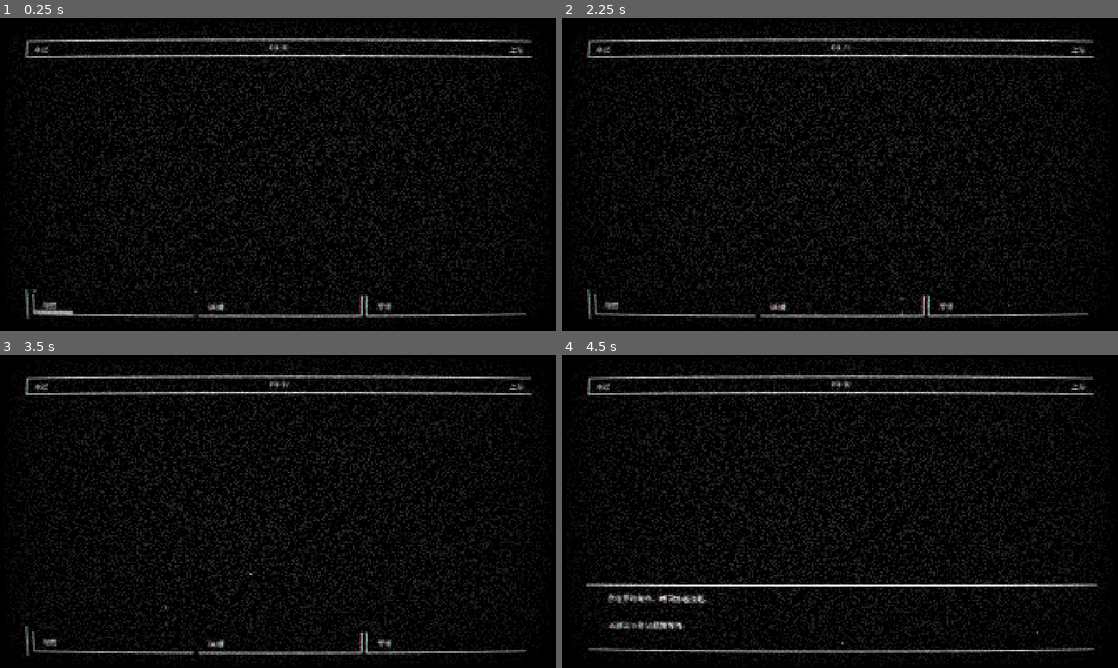
Above: before the commit, frames 1-4 (two rows, left to right).
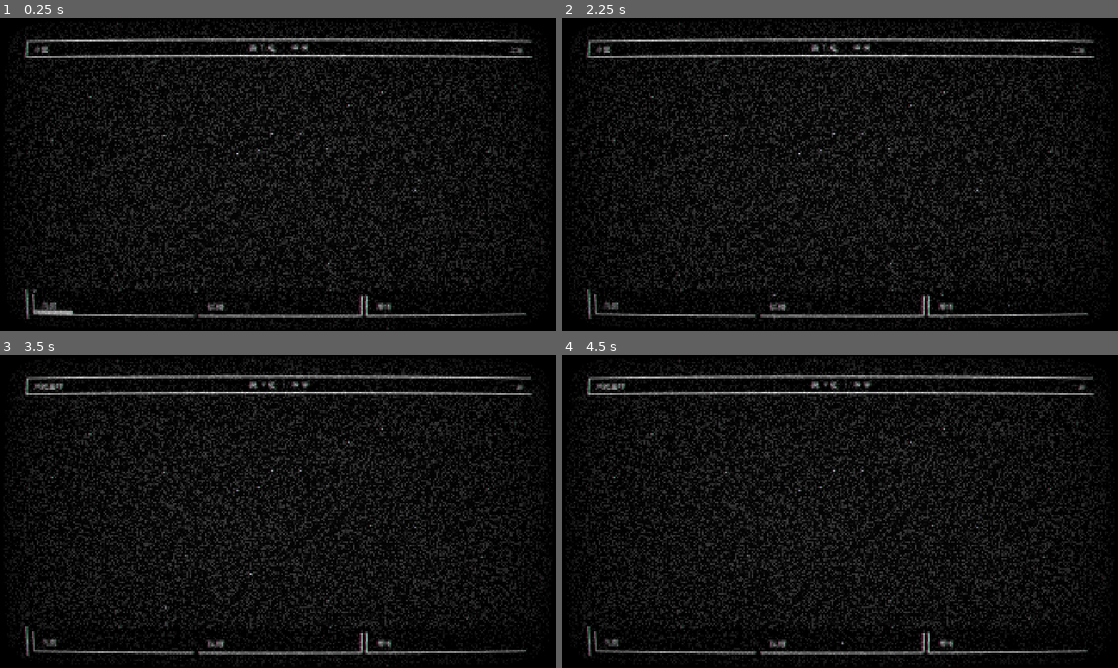
Above: after the commit, the same moments.

Repository: widemind/godot_aiworld
Game: Godot game, scene res://tests/planet_exploration_ui_test.tscn
Two runs of this game, one before a commit and one after it. Both use one fixed random seed, a clock stepped at 60 frames per second and the inputs below. This scene is started directly instead of the project's main scene.
Inputs (mouse positions are in pixels of both pictures, inside the frame that each line leads up to):
- Up to frame 1 (0.25 s): no input
- Up to frame 2 (2.25 s): click "观察" at 0.5 s; click "探测" at 1.25 s; click "等待" at 2 s
- Up to frame 3 (3.5 s): tap Enter (ui_accept) at 2.75, 3.02 s; move the mouse to (250, 574) at 2.77 s; tap Space at 2.85 s; click (250, 574) at 2.92 s
- Up to frame 4 (4.5 s): click "观察" at 3.5 s; click "探测" at 4.25 s

The runs differ from the first frame. In frame 1, 0.5% of the frame differs, in the area x 1-98%, y 1-100%; in frame 2, 0.5%; in frame 3, 0.6%; in frame 4, 3.3%.
Error after the commit: Parse Error: Identifier "WorldJourney" not declared in the current scope. (res://scripts/exploration/planet_exploration.gd:26)

Commit message:
主界面、UI调整

Diff:
--- a/resources/ui/planet_exploration_theme.tres
+++ b/resources/ui/theme.tres
@@ -1,4 +1,6 @@
 [gd_resource type="Theme" format=3 uid="uid://cawvok3tinuh7"]
+
+[ext_resource type="FontFile" uid="uid://bap60k5o5oxdo" path="res://resources/ui/ark-pixel-12px-proportional-zh_cn.ttf" id="1_58fwd"]
 
 [sub_resource type="StyleBoxFlat" id="Style_button"]
 content_margin_left = 36.0
@@ -28,6 +30,7 @@
 bg_color = Color(1, 1, 1, 1)
 
 [resource]
+default_font = ExtResource("1_58fwd")
 default_font_size = 26
 Button/colors/font_color = Color(1, 1, 1, 1)
 Button/colors/font_disabled_color = Color(0.55, 0.55, 0.55, 1)
--- a/scenes/ui/exploration/planet_exploration.tscn
+++ b/scenes/ui/exploration/planet_exploration.tscn
@@ -4,6 +4,8 @@
 [ext_resource type="Resource" path="res://resources/exploration/preview_timeline.tres" id="2_xtue3"]
 [ext_resource type="Script" uid="uid://b26nl7b1jjfv6" path="res://scripts/exploration/exploration_response.gd" id="3_orxqf"]
 [ext_resource type="PackedScene" path="res://scenes/ui/exploration/planet_exploration_ui.tscn" id="4_hae5q"]
+[ext_resource type="Resource" path="res://resources/time/real_timeline.tres" id="5_real"]
+[ext_resource type="PackedScene" uid="uid://cdv4cfdj5j5ms" path="res://scenes/effect/starfield_background.tscn" id="6_orxqf"]
 
 [sub_resource type="Resource" id="ObserveShort"]
 script = ExtResource("3_orxqf")
@@ -73,17 +75,10 @@
 mouse_filter = 2
 script = ExtResource("1_rdjtn")
 timeline = ExtResource("2_xtue3")
+real_timeline = ExtResource("5_real")
 responses = Array[ExtResource("3_orxqf")]([SubResource("ObserveShort"), SubResource("ObserveLong"), SubResource("ProbeShort"), SubResource("ProbeLong"), SubResource("WaitShort"), SubResource("WaitLong")])
 
-[node name="Background" type="ColorRect" parent="." unique_id=707626790]
-layout_mode = 1
-anchors_preset = 15
-anchor_right = 1.0
-anchor_bottom = 1.0
-grow_horizontal = 2
-grow_vertical = 2
-mouse_filter = 2
-color = Color(0, 0, 0, 1)
+[node name="StarfieldBackground" parent="." unique_id=105787829 instance=ExtResource("6_orxqf")]
 
 [node name="PlanetExplorationUI" parent="." unique_id=1915583244 instance=ExtResource("4_hae5q")]
 layout_mode = 1
@@ -159,3 +154,4 @@
 grow_vertical = 2
 
 [editable path="PlanetExplorationUI"]
+[editable path="PlanetExplorationUI/GuideUI"]
--- a/scenes/ui/exploration/planet_exploration_ui.tscn
+++ b/scenes/ui/exploration/planet_exploration_ui.tscn
@@ -3,8 +3,8 @@
 [ext_resource type="Script" uid="uid://pb21l88l4tp5" path="res://scripts/ui/planet_exploration_ui.gd" id="1_ui"]
 [ext_resource type="Script" uid="uid://bqwxitxeqb31g" path="res://scripts/ui/exploration_action_button.gd" id="2_button"]
 [ext_resource type="Script" uid="uid://b0ey6v160yc3g" path="res://scripts/effect/cursor_frame_button.gd" id="3_cursor"]
-[ext_resource type="Theme" uid="uid://cawvok3tinuh7" path="res://resources/ui/planet_exploration_theme.tres" id="4_theme"]
-[ext_resource type="PackedScene" path="res://scenes/ui/information/information_list.tscn" id="5_information"]
+[ext_resource type="Theme" uid="uid://cawvok3tinuh7" path="res://resources/ui/theme.tres" id="4_theme"]
+[ext_resource type="PackedScene" uid="uid://dwobv1b13qyc6" path="res://scenes/ui/information/information_list.tscn" id="5_information"]
 [ext_resource type="PackedScene" path="res://scenes/ui/guide/guide_ui.tscn" id="6_guide"]
 
 [node name="PlanetExplorationUI" type="Control"]
@@ -49,7 +49,7 @@
 anchor_right = 1.0
 anchor_bottom = 1.0
 mouse_filter = 2
-text = "00:00"
+text = "第 1 轮 · 00:00"
 horizontal_alignment = 1
 vertical_alignment = 1
 
--- a/scenes/ui/guide/guide_ui.tscn
+++ b/scenes/ui/guide/guide_ui.tscn
@@ -1,7 +1,7 @@
 [gd_scene format=3]
 
-[ext_resource type="Script" path="res://scripts/ui/guide_ui.gd" id="1_script"]
-[ext_resource type="Theme" path="res://resources/ui/planet_exploration_theme.tres" id="2_theme"]
+[ext_resource type="Script" uid="uid://dghw2wsctsj8a" path="res://scripts/ui/guide_ui.gd" id="1_script"]
+[ext_resource type="Theme" uid="uid://cawvok3tinuh7" path="res://resources/ui/theme.tres" id="2_theme"]
 
 [sub_resource type="StyleBoxFlat" id="Style_body"]
 content_margin_left = 40.0
--- a/scenes/ui/information/information_list.tscn
+++ b/scenes/ui/information/information_list.tscn
@@ -1,7 +1,7 @@
 [gd_scene format=3 uid="uid://dwobv1b13qyc6"]
 
 [ext_resource type="Script" uid="uid://c1qxxog6avfwi" path="res://scripts/ui/information_list.gd" id="1_script"]
-[ext_resource type="Theme" uid="uid://cawvok3tinuh7" path="res://resources/ui/planet_exploration_theme.tres" id="2_theme"]
+[ext_resource type="Theme" uid="uid://cawvok3tinuh7" path="res://resources/ui/theme.tres" id="2_theme"]
 [ext_resource type="Script" uid="uid://b0ey6v160yc3g" path="res://scripts/effect/cursor_frame_button.gd" id="3_cursor"]
 
 [sub_resource type="StyleBoxFlat" id="Style_body"]
--- /dev/null
+++ b/scenes/ui/menu/main_menu.tscn
@@ -0,0 +1,99 @@
+[gd_scene format=3 uid="uid://ccp5b22kq0ert"]
+
+[ext_resource type="Theme" uid="uid://cawvok3tinuh7" path="res://resources/ui/theme.tres" id="1_5ssjm"]
+[ext_resource type="FontFile" uid="uid://pff3dw40ujj4" path="res://resources/ui/aaquanxiheiti.ttf" id="2_eip10"]
+[ext_resource type="PackedScene" uid="uid://cdv4cfdj5j5ms" path="res://scenes/effect/starfield_background.tscn" id="3_eip10"]
+
+[sub_resource type="FontVariation" id="FontVariation_3rkot"]
+base_font = ExtResource("2_eip10")
+spacing_glyph = 100
+
+[sub_resource type="FontVariation" id="FontVariation_cdovg"]
+base_font = ExtResource("2_eip10")
+spacing_glyph = 62
+
+[sub_resource type="FontVariation" id="FontVariation_hnvam"]
+base_font = ExtResource("2_eip10")
+spacing_glyph = 5
+
+[sub_resource type="StyleBoxEmpty" id="StyleBoxEmpty_eip10"]
+
+[sub_resource type="StyleBoxEmpty" id="StyleBoxEmpty_araup"]
+
+[sub_resource type="StyleBoxEmpty" id="StyleBoxEmpty_boguu"]
+
+[sub_resource type="StyleBoxEmpty" id="StyleBoxEmpty_8dn53"]
+
+[sub_resource type="StyleBoxEmpty" id="StyleBoxEmpty_pm6bo"]
+
+[node name="MainMenu" type="Control" unique_id=809085546]
+layout_mode = 3
+anchors_preset = 15
+anchor_right = 1.0
+anchor_bottom = 1.0
+grow_horizontal = 2
+grow_vertical = 2
+theme = ExtResource("1_5ssjm")
+
+[node name="RichTextLabel" type="RichTextLabel" parent="." unique_id=594275234]
+layout_mode = 1
+anchors_preset = 8
+anchor_left = 0.5
+anchor_top = 0.5
+anchor_right = 0.5
+anchor_bottom = 0.5
+offset_left = -614.5
+offset_top = -340.0
+offset_right = 720.5
+offset_bottom = 90.0
+grow_horizontal = 2
+grow_vertical = 2
+theme_override_fonts/normal_font = SubResource("FontVariation_3rkot")
+theme_override_font_sizes/normal_font_size = 250
+bbcode_enabled = true
+text = "[color=orange]炽[/color][color=white]阳之[/color][color=red]心[/color]"
+horizontal_alignment = 1
+vertical_alignment = 1
+
+[node name="Label2" type="Label" parent="." unique_id=131403625]
+layout_mode = 1
+anchors_preset = 8
+anchor_left = 0.5
+anchor_top = 0.5
+anchor_right = 0.5
+anchor_bottom = 0.5
+offset_left = -467.5
+offset_top = 23.0
+offset_right = 467.5
+offset_bottom = 59.0
+grow_horizontal = 2
+grow_vertical = 2
+theme_override_fonts/font = SubResource("FontVariation_cdovg")
+theme_override_font_sizes/font_size = 35
+text = "BLAZING HEART"
+horizontal_alignment = 1
+vertical_alignment = 1
+
+[node name="Button" type="Button" parent="." unique_id=1516563719 groups=["cursor_frame_target"]]
+layout_mode = 1
+anchors_preset = 8
+anchor_left = 0.5
+anchor_top = 0.5
+anchor_right = 0.5
+anchor_bottom = 0.5
+offset_left = -264.5
+offset_top = 223.0
+offset_right = 264.5
+offset_bottom = 265.0
+grow_horizontal = 2
+grow_vertical = 2
+theme_override_fonts/font = SubResource("FontVariation_hnvam")
+theme_override_font_sizes/font_size = 30
+theme_override_styles/normal = SubResource("StyleBoxEmpty_eip10")
+theme_override_styles/pressed = SubResource("StyleBoxEmpty_araup")
+theme_override_styles/hover = SubResource("StyleBoxEmpty_boguu")
+theme_override_styles/disabled = SubResource("StyleBoxEmpty_8dn53")
+theme_override_styles/focus = SubResource("StyleBoxEmpty_pm6bo")
+text = "Press any key to continue..."
+
+[node name="StarfieldBackground" parent="." unique_id=105787829 instance=ExtResource("3_eip10")]
--- a/scripts/exploration/planet_exploration.gd
+++ b/scripts/exploration/planet_exploration.gd
@@ -2,6 +2,7 @@
 ## UI 入口及示例规则。正式地图可通过 WorldState 写入位置和星球/层级标记。
 
 @export var timeline: WorldTimeline
+@export var real_timeline: WorldTimeline
 @export var responses: Array[ExplorationResponse] = []
 ## 短按等待时的世界时间倍率，持续到等待文本关闭。
 @export_range(1.0, 100.0, 0.5) var short_wait_flow_rate: float = 10.0
@@ -10,6 +11,7 @@
 
 var _pending_response: ExplorationResponse
 var _reset_pending: bool = false
+var _retry_pending: bool = false
 var _waiting: bool = false
 var _previous_wait_rate: float = 1.0
 
@@ -18,17 +20,23 @@
 	ui.action_requested.connect(_on_action_requested)
 	ui.text_closed.connect(_on_text_closed)
 	WorldState.state_changed.connect(_refresh_location)
-	WorldTime.loop_started.connect(_on_loop_started)
+	WorldTime.timeline_started.connect(_on_timeline_started)
+	WorldTime.timeline_stopped.connect(_stop_waiting)
 	WorldTime.loop_ended.connect(_on_loop_ended)
+	WorldJourney.game_failed.connect(_on_game_failed)
+	PauseController.pause_changed.connect(_on_pause_changed)
 	ActionController.action_started.connect(_on_action_started)
 	ActionController.action_finished.connect(_on_action_finished)
-	if WorldTime.phase == WorldTime.Phase.READY and timeline != null:
-		if timeline.install():
-			WorldTime.start_loop()
+	if not WorldJourney.is_started() and WorldTime.phase == WorldTime.Phase.READY:
+		if not WorldJourney.start(timeline, real_timeline):
+			push_error("探索入口需要有效的虚拟世界与现实世界时间表。")
 	_refresh_location()
 	_refresh_actions()
 	if WorldTime.phase in [WorldTime.Phase.ENDED, WorldTime.Phase.RESETTING]:
-		_on_loop_ended(WorldTime.loop_index)
+		if WorldTime.world == WorldTime.World.VIRTUAL:
+			_on_loop_ended(WorldTime.loop_index)
+		elif WorldJourney.failed:
+			_on_game_failed()
 
 
 func _exit_tree() -> void:
@@ -69,7 +77,7 @@
 
 
 func _start_waiting(response: ExplorationResponse) -> void:
-	if _waiting or response.text.is_empty():
+	if _waiting or ui.is_text_open() or response.text.is_empty():
 		return
 	_previous_wait_rate = WorldTime.flow_rate
 	if not WorldTime.set_flow_rate(short_wait_flow_rate):
@@ -109,10 +117,11 @@
 	_refresh_actions()
 
 
-func _on_loop_started(_loop_index: int) -> void:
+func _on_timeline_started(_world: int, _loop_index: int) -> void:
 	_waiting = false
 	_reset_pending = false
-	ui.close_text()
+	_retry_pending = false
+	ui.clear_texts()
 	_refresh_location()
 	_refresh_actions()
 
@@ -124,14 +133,40 @@
 	_refresh_actions()
 
 
+func _on_game_failed() -> void:
+	_stop_waiting()
+	_reset_pending = false
+	_retry_pending = true
+	ui.show_text("现实世界时间已耗尽，游戏失败。\n已完成进度和已获取信息已保留。\n按任意键或点击，返回虚拟世界最后一轮，从零重新计时。")
+	_refresh_actions()
+
+
 func _on_text_closed() -> void:
 	_stop_waiting()
-	if _reset_pending:
+	# 回溯提示同样排队，必须读完当前及队列中的文本才能开始下一轮。
+	if _reset_pending and not ui.is_text_open():
 		_restart_loop.call_deferred()
+	elif _retry_pending and not ui.is_text_open():
+		_retry_virtual.call_deferred()
+
+
+func _retry_virtual() -> void:
+	if _retry_pending and not get_tree().paused and not ui.is_text_open():
+		WorldJourney.return_to_virtual()
+
+
+func _on_pause_changed(paused: bool) -> void:
+	# 暂停期间脚本关闭提示时，恢复后继续尚未完成的回溯/重试。
+	if not paused and not ui.is_text_open():
+		if _retry_pending:
+			_retry_virtual.call_deferred()
+		elif _reset_pending:
+			_restart_loop.call_deferred()
 
 
 func _restart_loop() -> void:
-	if get_tree().paused:
+	if not _reset_pending or WorldTime.world != WorldTime.World.VIRTUAL \
+			or get_tree().paused or ui.is_text_open():
 		return
 	if WorldTime.phase == WorldTime.Phase.ENDED:
 		WorldTime.begin_reset()
--- a/scripts/ui/planet_exploration_ui.gd
+++ b/scripts/ui/planet_exploration_ui.gd
@@ -6,6 +6,7 @@
 const GuidePage = preload("res://scripts/ui/guide_ui.gd")
 
 signal action_requested(action_id: StringName, long_press: bool)
+## 每关闭一条文本均发出；若有排队文本，此时下一条已显示。
 signal text_closed
 ## 由上层场景接入对应页面；按钮自身保持世界暂停。
 signal information_list_requested
@@ -13,7 +14,10 @@
 signal main_menu_requested
 
 @export_range(10, 200, 1) var wheel_scroll_pixels: int = 72
-
+## 可在检查器设置默认值，或由关卡调用 set_header_visible()。
+@export var header_visible: bool = true
+
+@onready var header: Control = $Header
 @onready var planet_label: Label = %PlanetLabel
 @onready var clock_label: Label = %ClockLabel
 @onready var layer_label: Label = %LayerLabel
@@ -27,13 +31,16 @@
 
 var _actions_available: bool = true
 var _dismissal_event: InputEvent
+var _text_queue: Array[String] = []
 
 
 func _ready() -> void:
 	# 编辑器里可以临时显示弹窗排版；运行时从正常探索界面开始。
 	text_modal.hide()
 	action_bar.show()
+	header.visible = header_visible
 	WorldTime.time_changed.connect(_on_time_changed)
+	WorldTime.timeline_started.connect(_on_timeline_started)
 	PauseController.pause_changed.connect(_on_pause_changed)
 	_on_time_changed(0.0, WorldTime.elapsed_seconds)
 	_on_pause_changed(get_tree().paused)
@@ -75,11 +82,22 @@
 	main_menu_requested.emit()
 
 
+func _on_timeline_started(_world: int, _loop_index: int) -> void:
+	_on_time_changed(0.0, WorldTime.elapsed_seconds)
+
+
 func set_location(planet_name: String, layer_name: String) -> void:
 	planet_label.text = planet_name
 	layer_label.text = layer_name
 
 
+func set_header_visible(value: bool) -> void:
+	# 隐藏顶部整栏（地点、层级、轮次和时间）；后台数据仍持续更新。
+	header_visible = value
+	if is_instance_valid(header):
+		header.visible = value
+
+
 func set_actions_available(available: bool) -> void:
 	_actions_available = available
 	_refresh_buttons()
@@ -94,6 +112,13 @@
 
 
 func show_text(content: String) -> void:
+	if is_text_open():
+		_text_queue.append(content)
+		return
+	_display_text(content)
+
+
+func _display_text(content: String) -> void:
 	for button in buttons:
 		button.cancel_hold()
 	narrative.text = content
@@ -108,10 +133,19 @@
 func close_text() -> void:
 	if not text_modal.visible:
 		return
-	text_modal.hide()
-	action_bar.show()
-	_refresh_buttons()
+	if not _text_queue.is_empty():
+		_display_text(_text_queue.pop_front())
+	else:
+		text_modal.hide()
+		action_bar.show()
+		_refresh_buttons()
 	text_closed.emit()
+
+
+func clear_texts() -> void:
+	# 新循环/场景主动清理时丢弃待显示的旧文本。
+	_text_queue.clear()
+	close_text()
 
 
 func is_text_open() -> bool:
@@ -169,7 +203,7 @@
 
 func _on_time_changed(_previous: float, current: float) -> void:
 	var seconds := int(current)
-	clock_label.text = "%02d:%02d" % [seconds / 60, seconds % 60]
+	clock_label.text = "第 %d 轮 · %02d:%02d" % [WorldTime.loop_index, seconds / 60, seconds % 60]
 
 
 func _on_pause_changed(paused: bool) -> void:
Binary file added: resources/ui/aaquanxiheiti.ttf
Not shown, added: resources/ui/aaquanxiheiti.ttf.import
Binary file added: resources/ui/ark-pixel-12px-proportional-zh_cn.ttf
Not shown, added: resources/ui/ark-pixel-12px-proportional-zh_cn.ttf.import
Not shown, changed: docs/planet_exploration_ui.md
